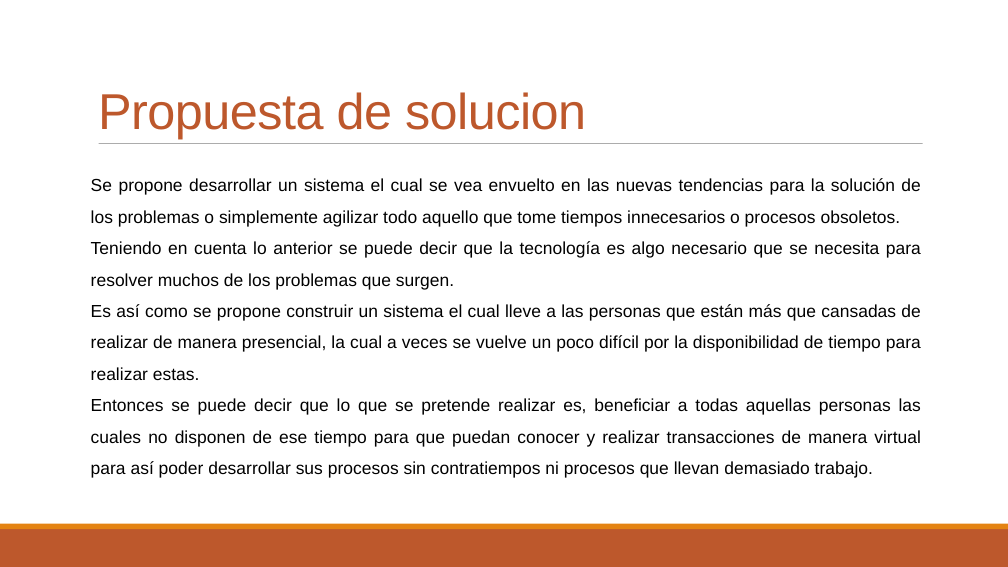
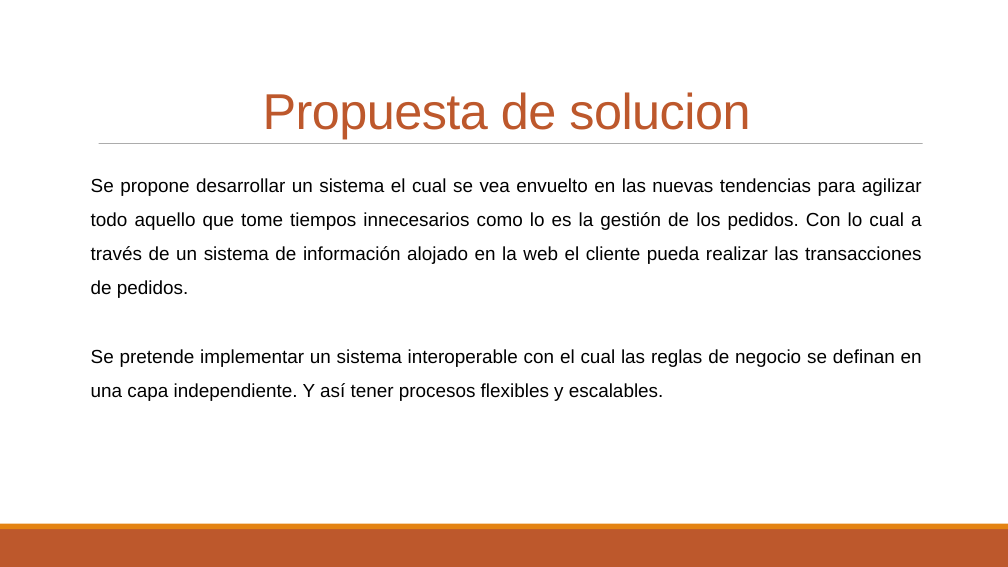
Before and after one commit to Edwinutec2017/tesisoracle-, a slide deck: slide 6 of nuevo/diapositiva_policomerce.pptx. Drawn at 1008x567 pixels with LibreOffice and Linux fonts; fonts in the diff are those of the drawing. Boxes give left, top, right and bottom in pixels: in the first picture for what was removed or moved away, otherwise in the second. Text is boxed around its words. In the diff, an @@ line names an element or a change of style, - is before the commit and + after.

```diff
--- a/nuevo/diapositiva_policomerce.pptx
+++ b/nuevo/diapositiva_policomerce.pptx
@@ text "Propuesta de solucion" at [263, 92, 750, 139]: alignment left to centre @@
@@ text at [91, 178, 922, 401]: text changed; size 16.6 to 18 pt @@
-Se propone desarrollar un sistema el cual se vea envuelto en las nuevas tendencias para la solución de los problemas o simplemente agilizar todo aquello que tome tiempos innecesarios o procesos obsoletos.
-Teniendo en cuenta lo anterior se puede decir que la tecnología es algo necesario que se necesita para resolver muchos de los problemas que surgen.
-Es así como se propone construir un sistema el cual lleve a las personas que están más que cansadas de realizar de manera presencial, la cual a veces se vuelve un poco difícil por la disponibilidad de tiempo para realizar estas.
-Entonces se puede decir que lo que se pretende realizar es, beneficiar a todas aquellas personas las cuales no disponen de ese tiempo para que puedan conocer y realizar transacciones de manera virtual para así poder desarrollar sus procesos sin contratiempos ni procesos que llevan demasiado trabajo.
+Se propone desarrollar un sistema el cual se vea envuelto en las nuevas tendencias para agilizar todo aquello que tome tiempos innecesarios como lo es la gestión de los pedidos. Con lo cual a través de un sistema de información alojado en la web el cliente pueda realizar las transacciones de pedidos.
+Se pretende implementar un sistema interoperable con el cual las reglas de negocio se definan en una capa independiente. Y así tener procesos flexibles y escalables.
```
Also in this commit, not shown: 7 other slides changed, 1 slide added, 1 slide removed, 1 other file.
